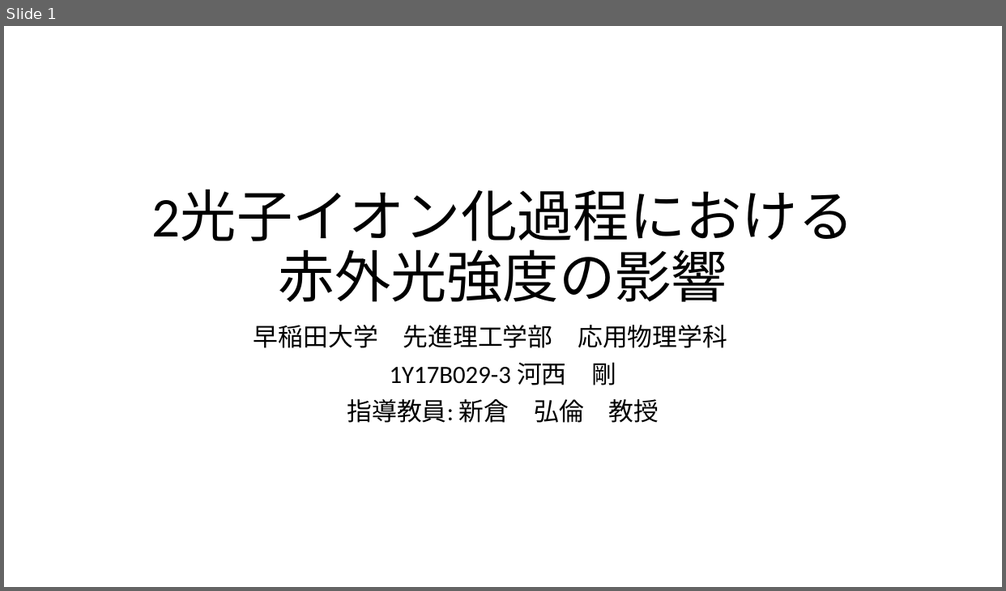
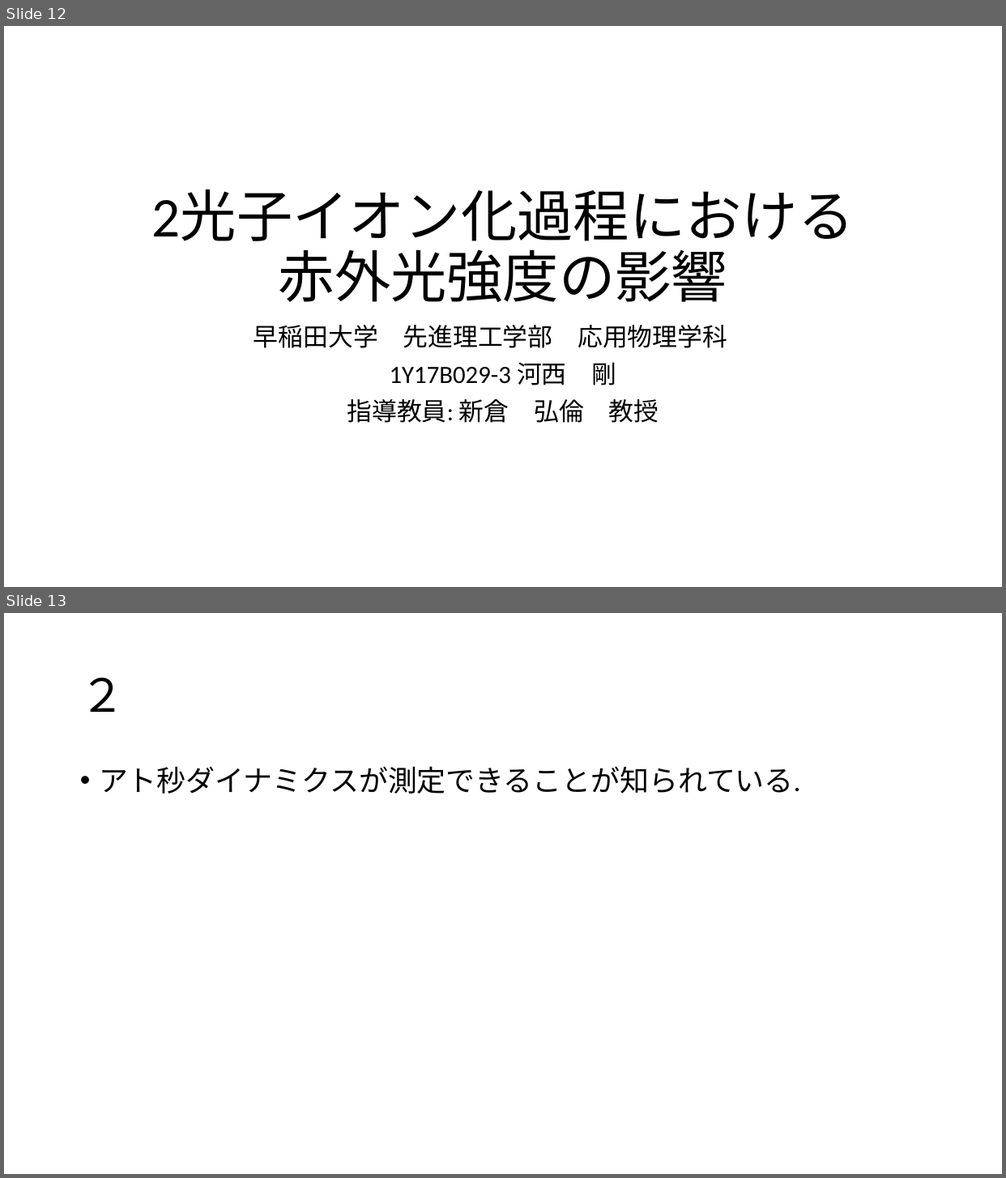
Before and after one commit to Appelingo/Data_Analyze, a slide deck: 発表.pptx. Shown one above the other, each under a label of ours: slide 1 before the commit, slides 12 and 13 after it. The pictures are 1006x591 and 1006x1178 pixels, drawn with LibreOffice and Linux fonts; fonts in the diff are those of the drawing. Boxes give left, top, right and bottom in pixels: in the first picture for what was removed or moved away, otherwise in the second. Text is boxed around its words. In the diff, an @@ line names an element or a change of style, - is before the commit and + after.

```diff
--- a/発表.pptx
+++ b/発表.pptx
@@ slide 13 added at <box>4,613,1002,1174</box>, background #FFFFFF @@
@@ title added at <box>80,678,126,712</box>, 44 pt, text #000000 @@
+２
@@ text added at <box>99,766,801,794</box>, 28 pt, text #000000 @@
+• アト秒ダイナミクスが測定できることが知られている.
@@ what was slide 1 is now slide 12 @@
```
Also in this commit, not shown: 2 slides changed, 4 other slides added.
